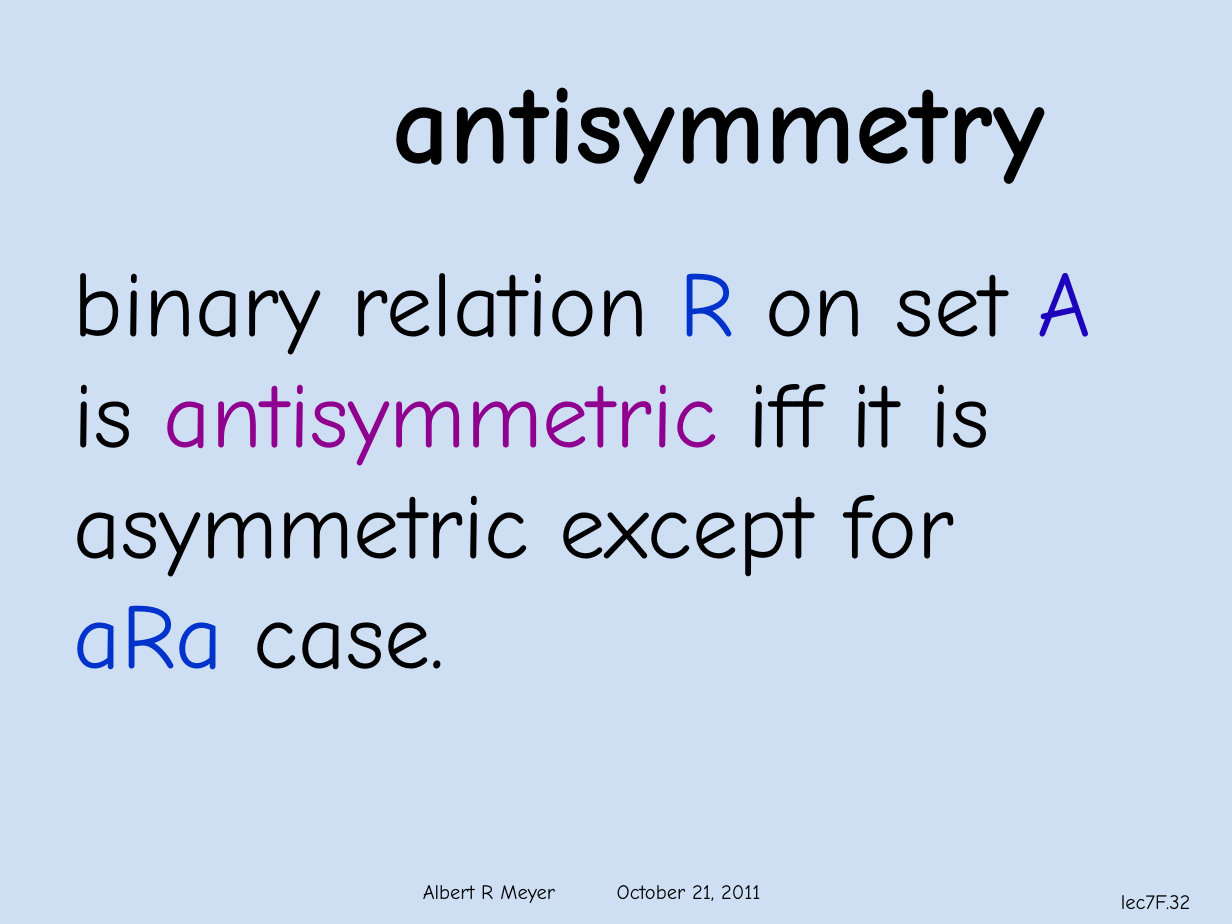
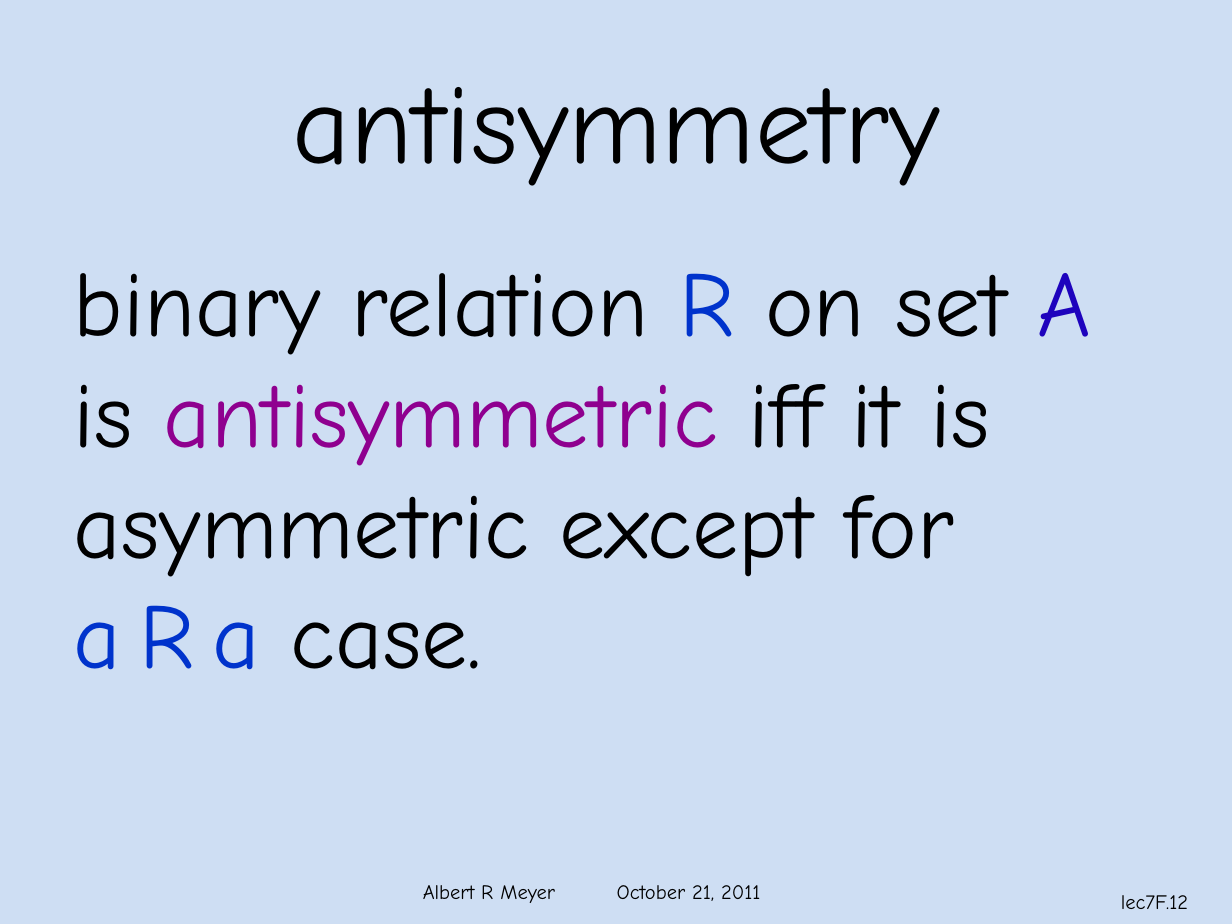
Before and after one commit to armeyer/mcs_web, a slide deck: slide 12 of fall11/slidesF11/slides7f.pptx (slide 32 before the commit). Drawn at 1232x924 pixels with LibreOffice and Linux fonts; fonts in the diff are those of the drawing; background and template pictures are left out. Boxes give left, top, right and bottom in pixels: in the first picture for what was removed or moved away, otherwise in the second. Text is boxed around its words. In the diff, an @@ line names an element or a change of style, - is before the commit and + after.

```diff
--- a/fall11/slidesF11/slides7f.pptx
+++ b/fall11/slidesF11/slides7f.pptx
@@ text "antisymmetry": place and size @@
-text "antisymmetry" at [392,87,1044,184]
+text "antisymmetry" at [292,87,939,186]
@@ text "antisymmetry" at [292,87,939,186]: bold off @@
@@ text at [74,605,482,670]: spaces changed @@
-aRa case.
+a R a case.
@@ page number at [1121,895,1188,909]: text changed @@
-lec7F.32
+lec7F.12
```
Also in this commit, not shown: 11 other slides changed, 7 slides added, 10 slides removed.
